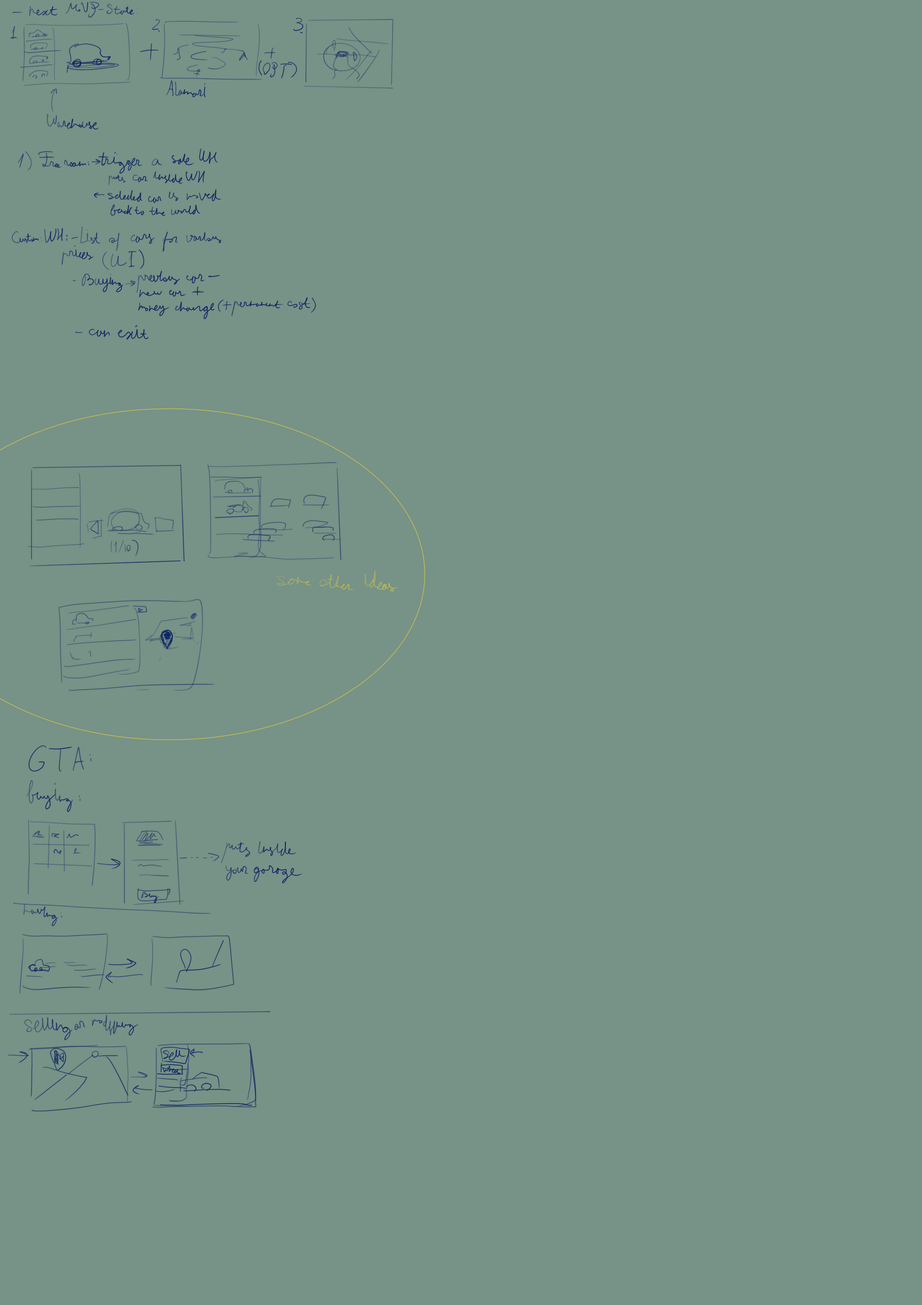
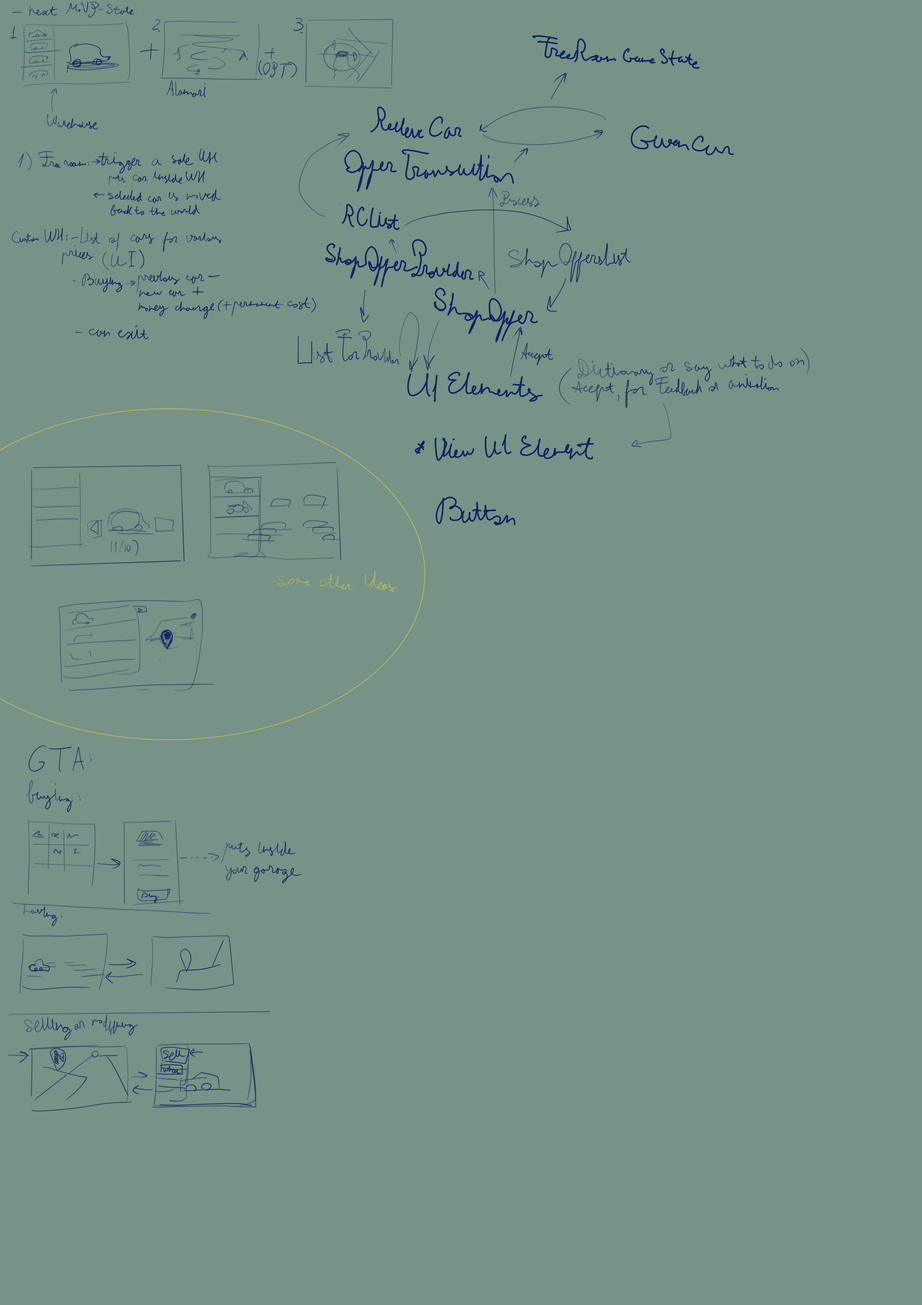
Layers edited between the first and the second 922 x 1305 image:
added layer "root Merged" (1st of 2) above "root Merged" over [297, 34, 811, 531]
painted on "root Merged" (2nd of 2) over [297, 34, 811, 531]
